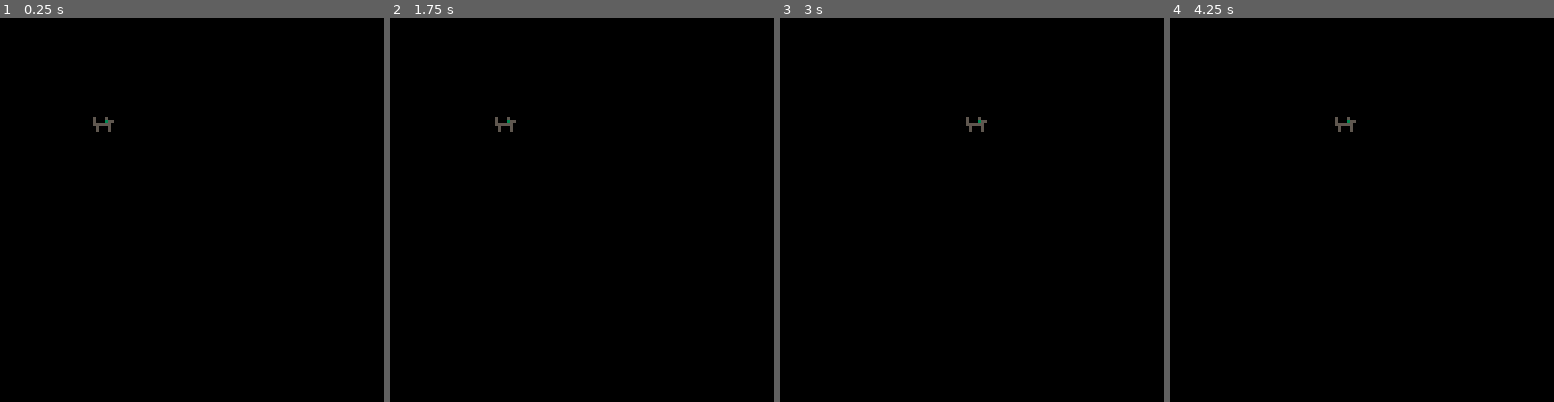
Above: before the commit, frames 1-4 (left to right).
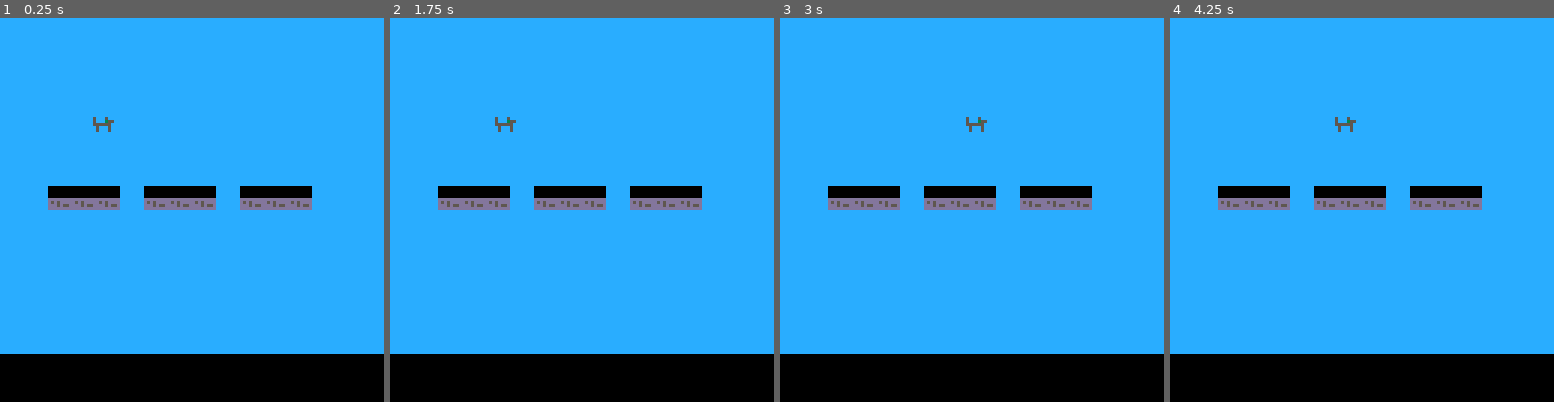
Above: after the commit, the same moments.

Repository: JohnErnestBonanno/pico8
Game: PICO-8 cartridge gravity.p8
Two runs of this game, one before a commit and one after it. Both use one fixed random seed, a clock stepped at 60 frames per second and the inputs below.
Inputs:
- Up to frame 1 (0.25 s): no input
- Up to frame 2 (1.75 s): hold Right from 1.6 s (still down)
- Up to frame 3 (3 s): release Right at 2.1 s; hold Right from 2.47 s (still down)
- Up to frame 4 (4.25 s): release Right at 3.03 s; hold Left 3.08-3.58 s; hold Right from 4.02 s (still down)

The runs differ from the first frame. In frame 1, 86% of the frame differs, in the area x 0-100%, y 0-88%; in frame 2, 86%; in frame 3, 86%; in frame 4, 86%.

Commit message:
Populate map with ground tiles

Diff:
--- a/gravity.p8
+++ b/gravity.p8
@@ -41,11 +41,26 @@
 
 end
 __gfx__
-00000000000000000000000000000000000000000000000000000000000000000000000000000000000000000000000000000000000000000000000000000000
-00000000000000000000000000000000000000000000000000000000000000000000000000000000000000000000000000000000000000000000000000000000
-00700700000000000000000000000000000000000000000000000000000000000000000000000000000000000000000000000000000000000000000000000000
-00077000000000000500050000000000000000000000000000000000000000000000000000000000000000000000000000000000000000000000000000000000
-00077000000000000500035500000000000000000000000000000000000000000000000000000000000000000000000000000000000000000000000000000000
-00700700000000000555555000000000000000000000000000000000000000000000000000000000000000000000000000000000000000000000000000000000
-00000000000000000050005000000000000000000000000000000000000000000000000000000000000000000000000000000000000000000000000000000000
-00000000000000000050005000000000000000000000000000000000000000000000000000000000000000000000000000000000000000000000000000000000
+000000000000000000000000cccccccc000000000000000000000000000000000000000000000000000000000000000000000000000000000000000000000000
+000000000000000000000000cccccccc000000000000000000000000000000000000000000000000000000000000000000000000000000000000000000000000
+007007000000000000000000cccccccc000000000000000000000000000000000000000000000000000000000000000000000000000000000000000000000000
+000770000000000005000500cccccccc000000000000000000000000000000000000000000000000000000000000000000000000000000000000000000000000
+000770000000000005000355ccccccccdddddddd0000000000000000000000000000000000000000000000000000000000000000000000000000000000000000
+007007000000000005555550ccccccccd5d5dddd0000000000000000000000000000000000000000000000000000000000000000000000000000000000000000
+000000000000000000500050ccccccccddd5d55d0000000000000000000000000000000000000000000000000000000000000000000000000000000000000000
+000000000000000000500050ccccccccdddddddd0000000000000000000000000000000000000000000000000000000000000000000000000000000000000000
+__map__
+0303030303030303030303030303030300000000000000000000000000000000000000000000000000000000000000000000000000000000000000000000000000000000000000000000000000000000000000000000000000000000000000000000000000000000000000000000000000000000000000000000000000000000
+0303030303030303030303030303030300000000000000000000000000000000000000000000000000000000000000000000000000000000000000000000000000000000000000000000000000000000000000000000000000000000000000000000000000000000000000000000000000000000000000000000000000000000
+0303030303030303030303030303030300000000000000000000000000000000000000000000000000000000000000000000000000000000000000000000000000000000000000000000000000000000000000000000000000000000000000000000000000000000000000000000000000000000000000000000000000000000
+0303030303030303030303030303030300000000000000000000000000000000000000000000000000000000000000000000000000000000000000000000000000000000000000000000000000000000000000000000000000000000000000000000000000000000000000000000000000000000000000000000000000000000
+0303030303030303030303030303030300000000000000000000000000000000000000000000000000000000000000000000000000000000000000000000000000000000000000000000000000000000000000000000000000000000000000000000000000000000000000000000000000000000000000000000000000000000
+0303030303030303030303030303030300000000000000000000000000000000000000000000000000000000000000000000000000000000000000000000000000000000000000000000000000000000000000000000000000000000000000000000000000000000000000000000000000000000000000000000000000000000
+0303030303030303030303030303030300000000000000000000000000000000000000000000000000000000000000000000000000000000000000000000000000000000000000000000000000000000000000000000000000000000000000000000000000000000000000000000000000000000000000000000000000000000
+0303040404030404040304040403030300000000000000000000000000000000000000000000000000000000000000000000000000000000000000000000000000000000000000000000000000000000000000000000000000000000000000000000000000000000000000000000000000000000000000000000000000000000
+0303030303030303030303030303030300000000000000000000000000000000000000000000000000000000000000000000000000000000000000000000000000000000000000000000000000000000000000000000000000000000000000000000000000000000000000000000000000000000000000000000000000000000
+0303030303030303030303030303030300000000000000000000000000000000000000000000000000000000000000000000000000000000000000000000000000000000000000000000000000000000000000000000000000000000000000000000000000000000000000000000000000000000000000000000000000000000
+0303030303030303030303030303030300000000000000000000000000000000000000000000000000000000000000000000000000000000000000000000000000000000000000000000000000000000000000000000000000000000000000000000000000000000000000000000000000000000000000000000000000000000
+0303030303030303030303030303030300000000000000000000000000000000000000000000000000000000000000000000000000000000000000000000000000000000000000000000000000000000000000000000000000000000000000000000000000000000000000000000000000000000000000000000000000000000
+0303030303030303030303030303030300000000000000000000000000000000000000000000000000000000000000000000000000000000000000000000000000000000000000000000000000000000000000000000000000000000000000000000000000000000000000000000000000000000000000000000000000000000
+0303030303030303030303030303030300000000000000000000000000000000000000000000000000000000000000000000000000000000000000000000000000000000000000000000000000000000000000000000000000000000000000000000000000000000000000000000000000000000000000000000000000000000
